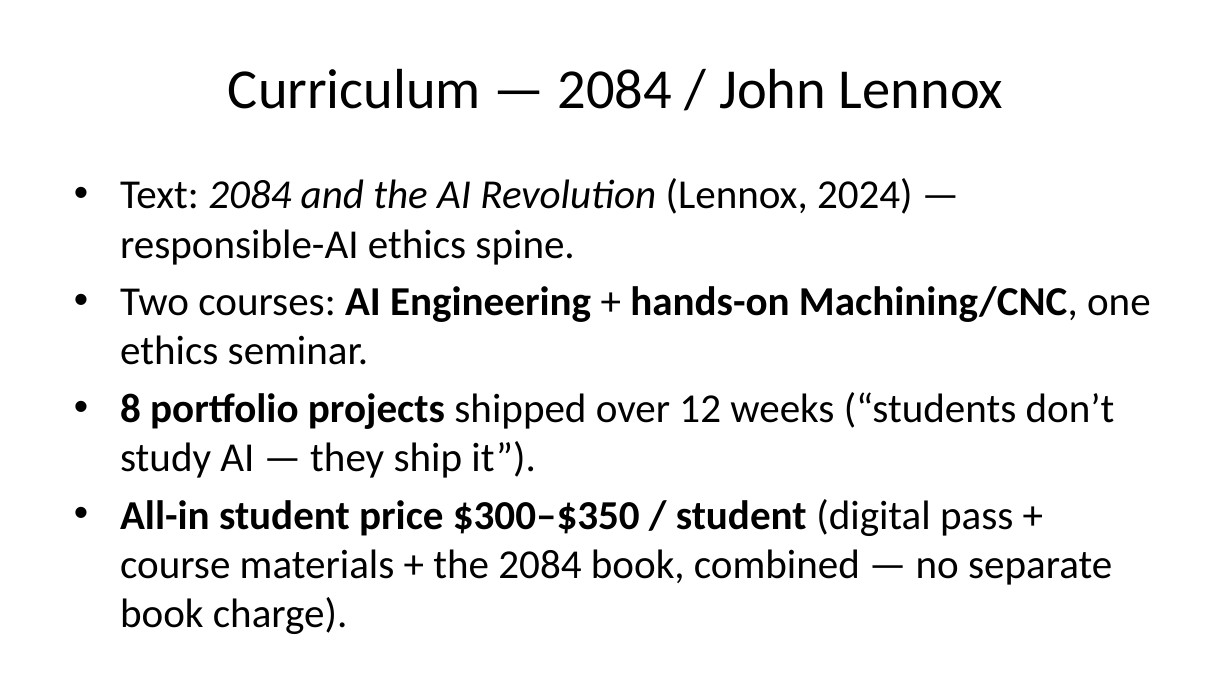
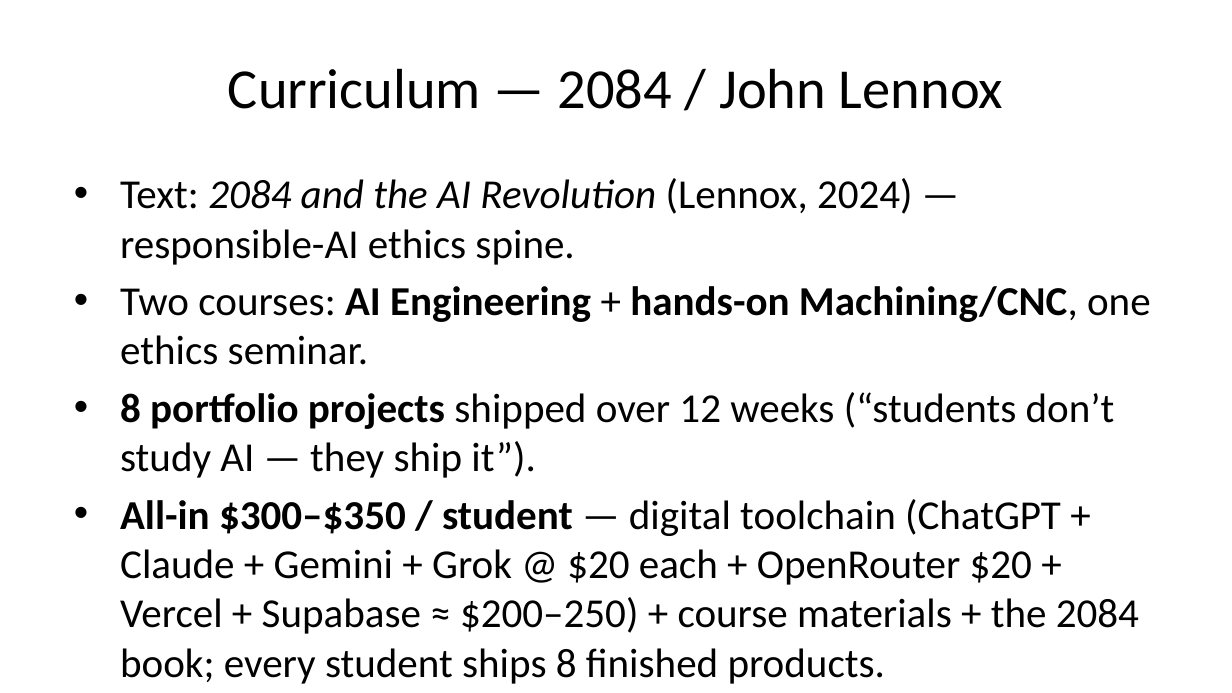
Before and after one commit to Navigata1/oakwood-ai-hub, a slide deck: slide 10 of ai-lab-idc/Oakwood_AI_Lab_Chair_Deck.pptx. Drawn at 1232x693 pixels with LibreOffice and Linux fonts; fonts in the diff are those of the drawing. Boxes give left, top, right and bottom in pixels: in the first picture for what was removed or moved away, otherwise in the second. Text is boxed around its words. In the diff, an @@ line names an element or a change of style, - is before the commit and + after.

Commit message:
feat: 8+8 exhibits, 12-wk/2-ch curriculum + toolchain pricing, fix broken photo ref, ai-lab-final → Proposal Package primary CTA

```diff
--- a/ai-lab-idc/Oakwood_AI_Lab_Chair_Deck.pptx
+++ b/ai-lab-idc/Oakwood_AI_Lab_Chair_Deck.pptx
@@ text at [120, 499, 1139, 684]: text changed @@
-• All-in student price $300–$350 / student (digital pass + course materials + the 2084 book, combined — no separate book charge).
+• All-in $300–$350 / student — digital toolchain (ChatGPT + Claude + Gemini + Grok @ $20 each + OpenRouter $20 + Vercel + Supabase ≈ $200–250) + course materials + the 2084 book; every student ships 8 finished products.
```
Also in this commit, not shown: 5 other files.
